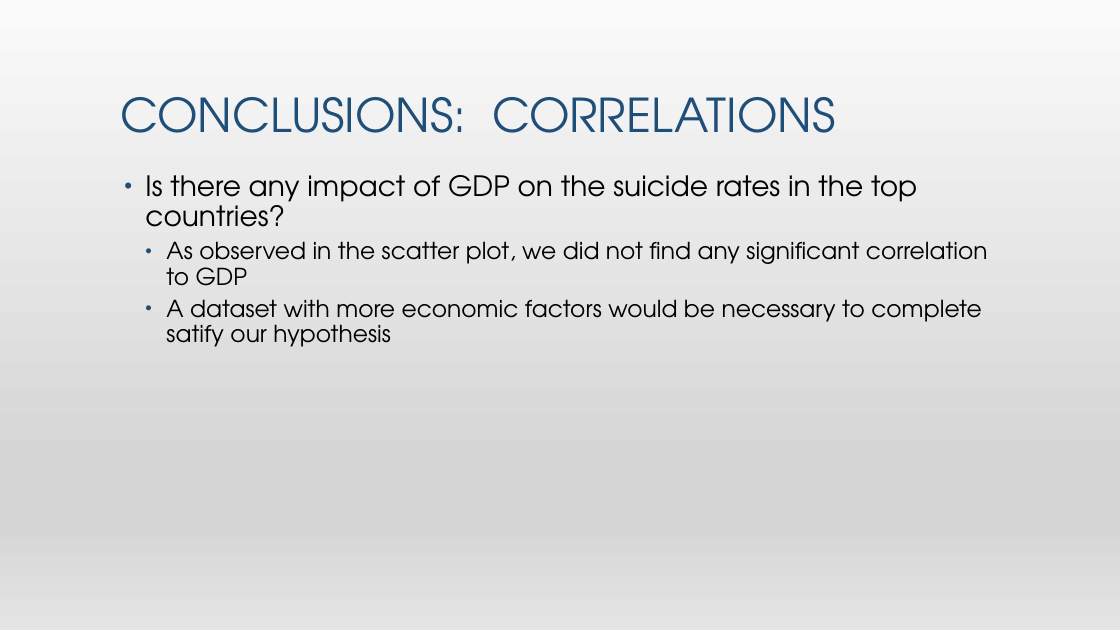
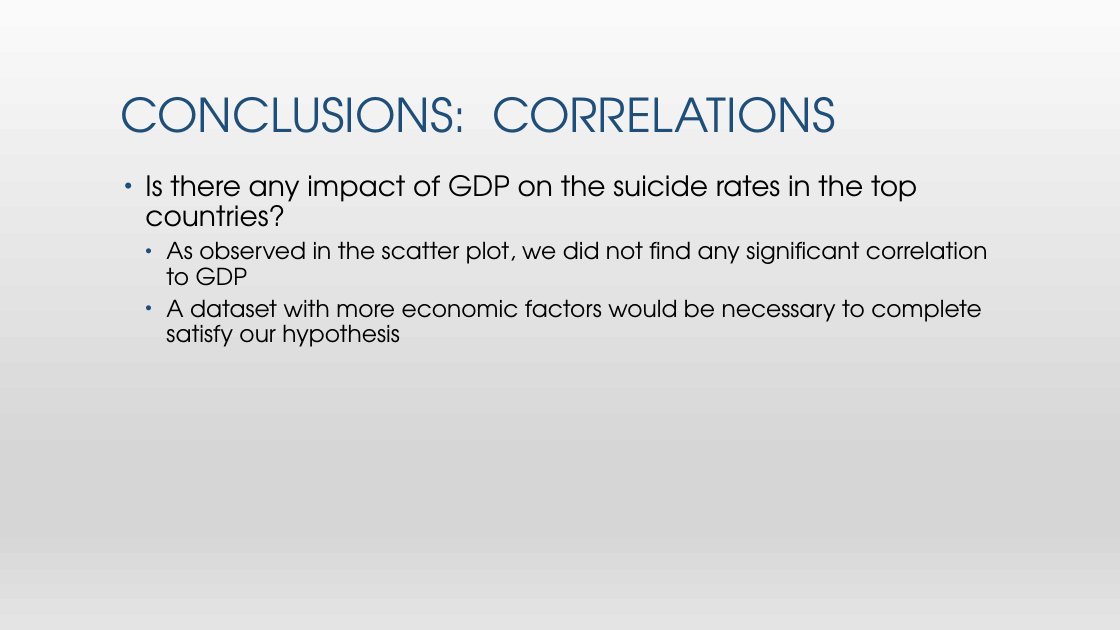
Before and after one commit to Nishadows/Project_A_Repo, a slide deck: slide 19 of Global Suicide Research Project.pptx. Drawn at 1120x630 pixels with LibreOffice and Linux fonts; fonts in the diff are those of the drawing. Boxes give left, top, right and bottom in pixels: in the first picture for what was removed or moved away, otherwise in the second. Text is boxed around its words. In the diff, an @@ line names an element or a change of style, - is before the commit and + after.

```diff
--- a/Global Suicide Research Project.pptx
+++ b/Global Suicide Research Project.pptx
@@ text at <box>166,299,981,347</box>: text changed @@
-  • A dataset with more economic factors would be necessary to complete satify our hypothesis
+  • A dataset with more economic factors would be necessary to complete satisfy our hypothesis
```
Also in this commit, not shown: 1 other slide changed.
